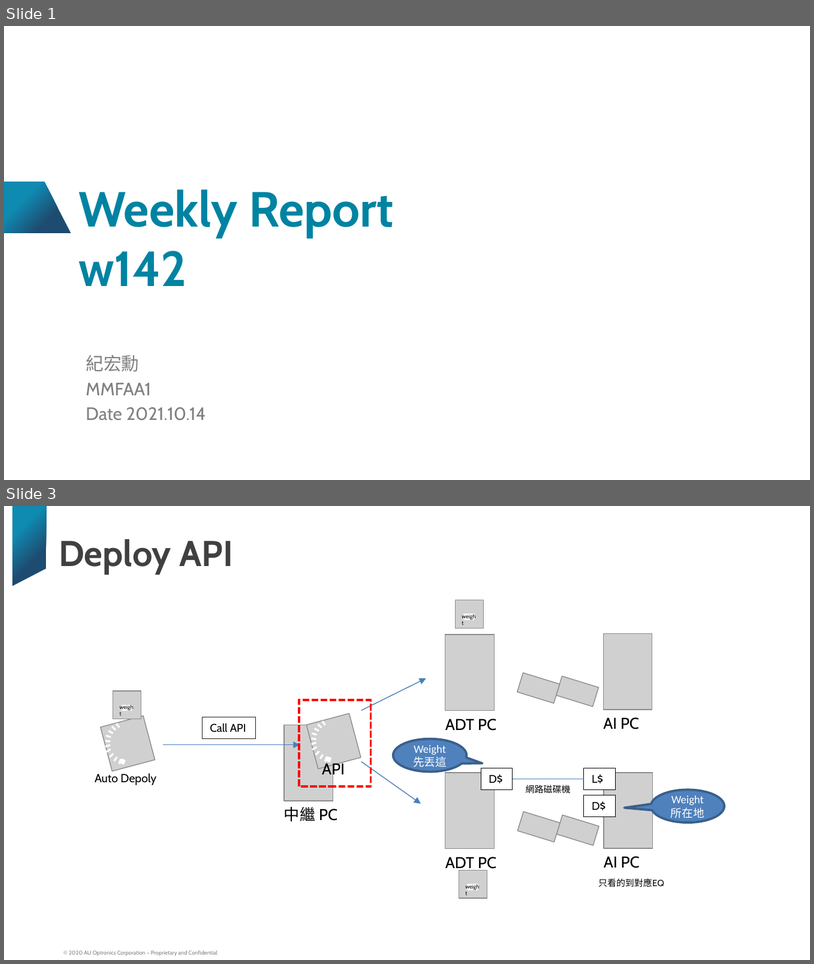
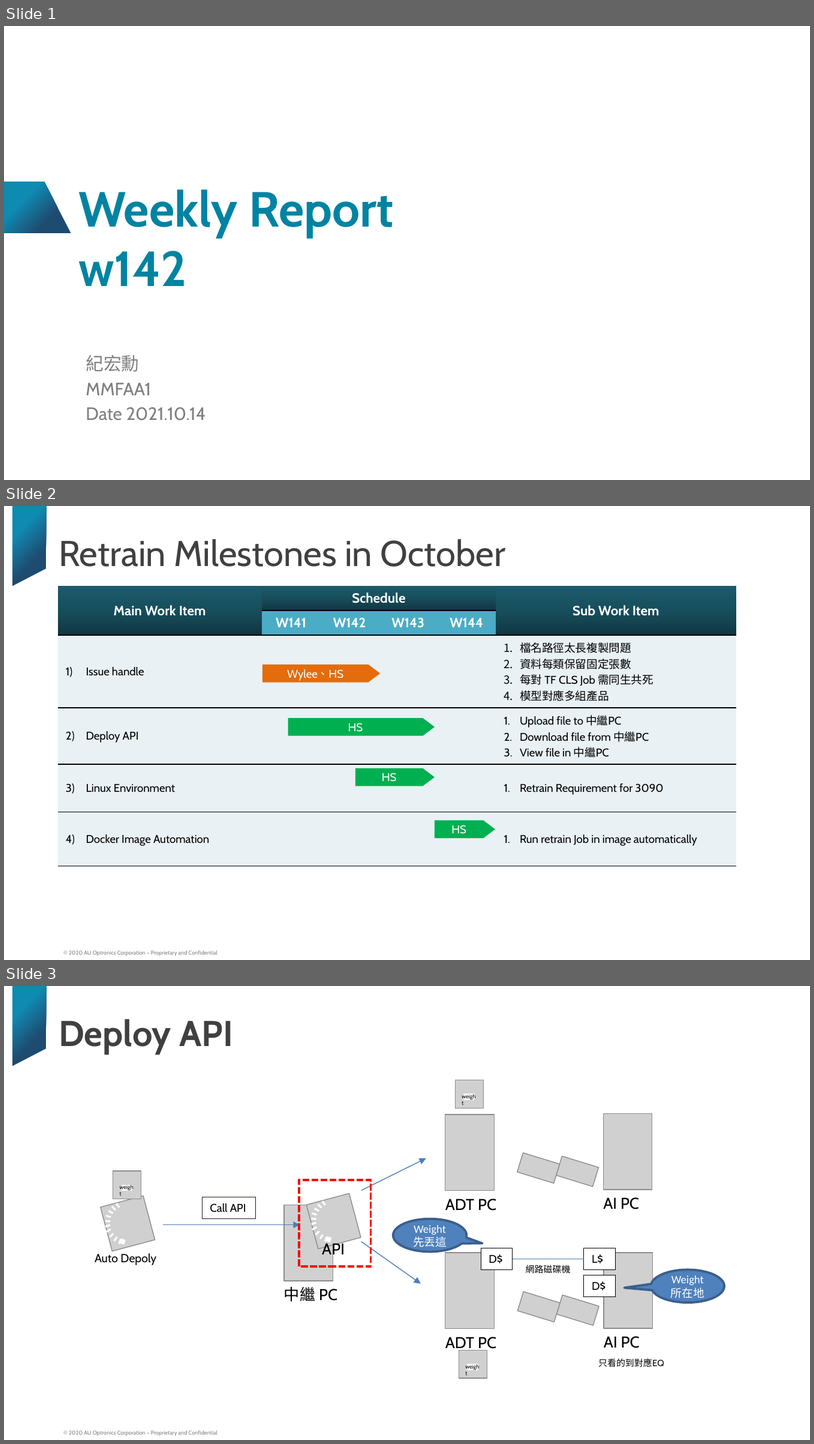
Before and after one commit to HongsyunJi/transferfile, a slide deck: HongsyunJi_weekly_report_w142.pptx. Shown one above the other, each under a label of ours: slides 1 and 3 before the commit, slides 1, 2 and 3 after it; the slides between them are not shown. The pictures are 814x964 and 814x1444 pixels, drawn with LibreOffice and Linux fonts; fonts in the diff are those of the drawing; grey boxes stand for pictures; background and template pictures are left out. Boxes give left, top, right and bottom in pixels: in the first picture for what was removed or moved away, otherwise in the second. Text is boxed around its words. In the diff, an @@ line names an element or a change of style, - is before the commit and + after.

```diff
--- a/HongsyunJi_weekly_report_w142.pptx
+++ b/HongsyunJi_weekly_report_w142.pptx
@@ slide 2 added at (4, 506, 810, 960), background #FFFFFF; not listed: 2 template elements that a slide beside it also shows @@
@@ title added at (59, 539, 506, 567), 32 pt, text #404040 @@
+Retrain Milestones in October
@@ table added at (58, 586, 738, 855), 6 rows, 6 columns @@
+Main Work Item | Schedule |  |  |  | Sub Work Item
+ | W141 | W142 | W143 | W144 | 
+Issue handle |  |  |  |  | 檔名路徑太長複製問題 / 資料每類保留固定張數 / 每對 TF CLS Job 需同生共死 / 模型對應多組產品
+Deploy API |  |  |  |  | Upload file to 中繼PC / Download file from 中繼PC / View file in 中繼PC
+Linux Environment |  |  |  |  | Retrain Requirement for 3090
+Docker Image Automation |  |  |  |  | Run retrain Job in image automatically
@@ right arrow added at (263, 664, 381, 682), fill #E46C0A, 10 pt, text #FFFFFF @@
+Wylee、HS
@@ right arrow added at (288, 718, 435, 736), fill #00B050, 10 pt, text #FFFFFF @@
+HS
@@ right arrow added at (356, 768, 435, 786), fill #00B050, 10 pt, text #FFFFFF @@
+HS
@@ right arrow added at (435, 820, 495, 838), fill #00B050, 10 pt, text #FFFFFF @@
+HS
```
Also in this commit, not shown: 2 slides changed, 3 other slides added, 4 slides removed, 8 other files.
